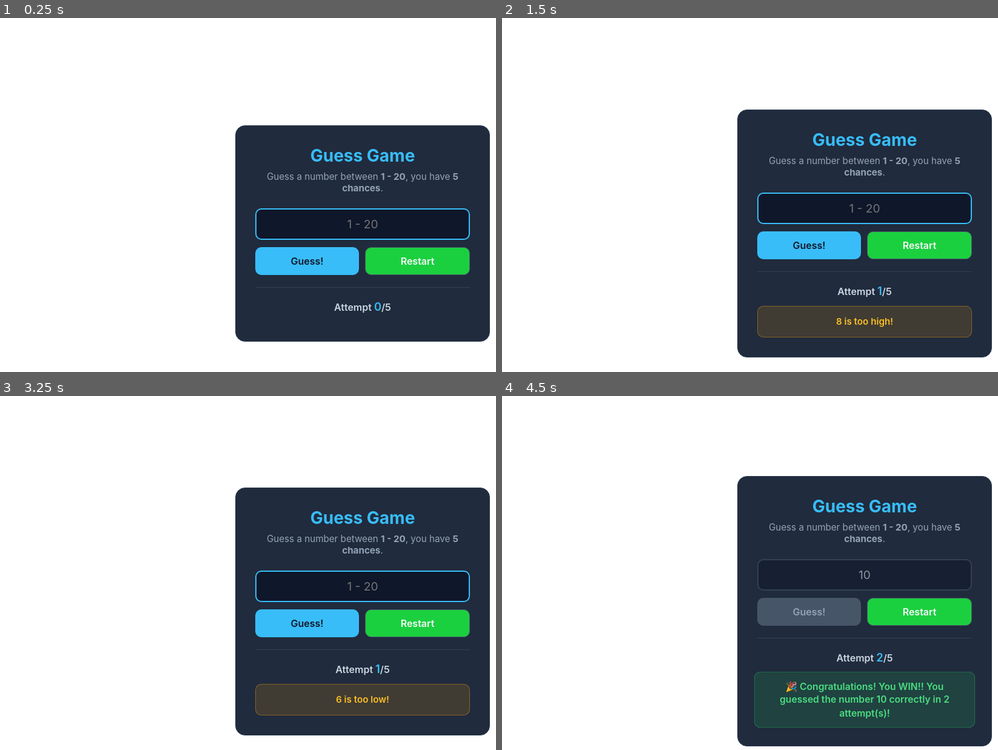
Above: before the commit, frames 1-4 (two rows, left to right).
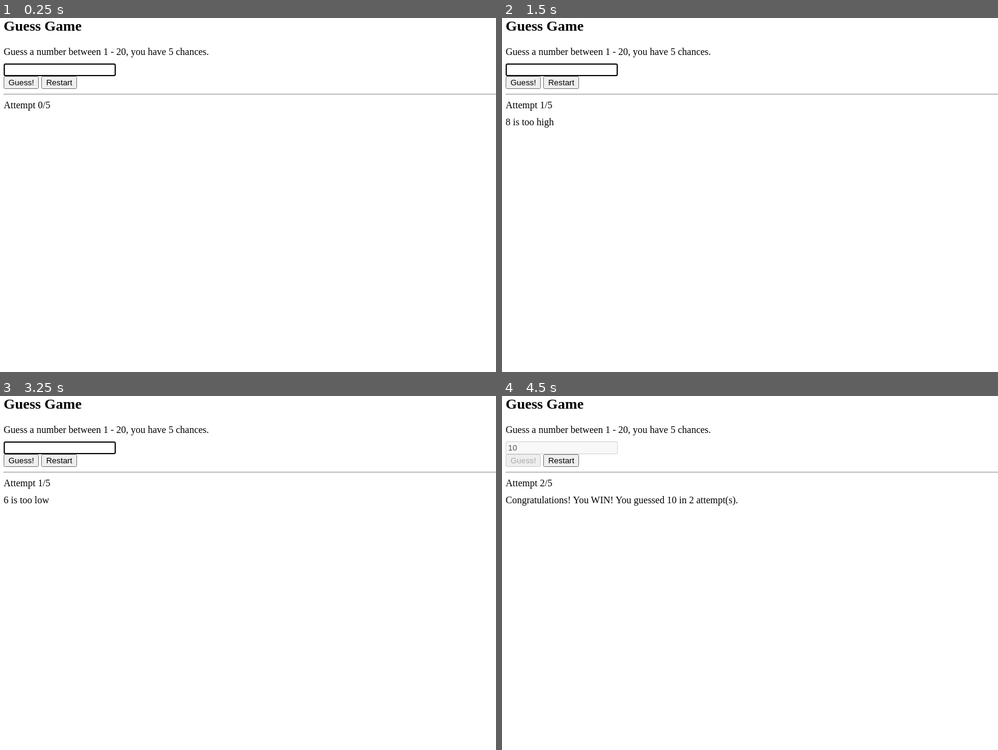
Above: after the commit, the same moments.

Repository: Zola473/guess-game
Game: browser game, page index.html
The game is run twice, just before and just after one commit, with the same random seed, the same clock (stepped at 60 frames per second) and the same inputs.
Inputs (mouse positions are in pixels of both pictures, inside the frame that each line leads up to; where the layout moved, square brackets give the same spot in the first picture):
- Up to frame 1 (0.25 s): no input
- Up to frame 2 (1.5 s): click (561, 71) [864, 223] at 0.27 s; type "Alex" at 0.27 s; click "Restart" at 0.52 s; click (561, 71) [864, 223] at 1.27 s; type "8" at 1.27 s; tap Enter at 1.3 s
- Up to frame 3 (3.25 s): click "Guess!" at 1.87 s; click "Restart" at 2.02 s; click "Guess!" at 2.47 s; click (59, 449) [362, 601] at 3.07 s; type "6" at 3.07 s; tap Enter at 3.1 s
- Up to frame 4 (4.5 s): click "Guess!" at 3.67 s; click (561, 449) [864, 587] at 4.27 s; type "10" at 4.27 s; tap Enter at 4.3 s

The runs differ from the first frame. In frame 1, 32% of the frame differs, in the area x 0-100%, y 1-92%; in frame 2, 37%; in frame 3, 37%; in frame 4, 40%, in the area x 0-100%, y 1-99%.

Commit message:
<change>

Diff:
--- a/guess-game.js
+++ b/guess-game.js
@@ -20,7 +20,6 @@
 
   attemptDisplay.textContent = attempts;
   resultDisplay.textContent = "";
-  resultDisplay.className = "";
 
   guessInput.value = "";
   guessInput.disabled = false;
@@ -33,7 +32,6 @@
 
   const rawValue = guessInput.value;
 
-  // Ignore empty or non-numeric inputs
   if (!isNumeric(rawValue)) {
     guessInput.focus();
     return;
@@ -45,24 +43,20 @@
 
   if (userGuess === targetNumber) {
     gameOver = true;
-    resultDisplay.textContent = `🎉 Congratulations! You WIN!! You guessed the number ${targetNumber} correctly in ${attempts} attempt(s)!`;
-    resultDisplay.className = "result-win";
+    resultDisplay.textContent = `Congratulations! You WIN! You guessed ${targetNumber} in ${attempts} attempt(s).`;
     guessBtn.disabled = true;
     guessInput.disabled = true;
   } else if (attempts >= maxAttempts) {
     gameOver = true;
-    resultDisplay.textContent = `You LOSE! You used all 5 attempts. The secret number was ${targetNumber}.`;
-    resultDisplay.className = "result-lose";
+    resultDisplay.textContent = `You LOSE! The number was ${targetNumber}.`;
     guessBtn.disabled = true;
     guessInput.disabled = true;
   } else if (userGuess > targetNumber) {
-    resultDisplay.textContent = `${userGuess} is too high!`;
-    resultDisplay.className = "result-hint";
+    resultDisplay.textContent = `${userGuess} is too high`;
     guessInput.value = "";
     guessInput.focus();
   } else {
-    resultDisplay.textContent = `${userGuess} is too low!`;
-    resultDisplay.className = "result-hint";
+    resultDisplay.textContent = `${userGuess} is too low`;
     guessInput.value = "";
     guessInput.focus();
   }
@@ -71,12 +65,10 @@
 guessBtn.addEventListener("click", handleGuess);
 restartBtn.addEventListener("click", initGame);
 
-// Allow pressing Enter inside the input field to submit a guess
 guessInput.addEventListener("keydown", (event) => {
   if (event.key === "Enter") {
     handleGuess();
   }
 });
 
-// Start the game automatically on page load
 window.addEventListener("DOMContentLoaded", initGame);
--- a/index.html
+++ b/index.html
@@ -4,35 +4,27 @@
     <meta charset="UTF-8" />
     <meta name="viewport" content="width=device-width, initial-scale=1.0" />
     <title>Guess Game</title>
-    <link rel="stylesheet" href="style.css" />
+    <link rel="stylesheet" href="guess-game.css" />
   </head>
   <body>
     <div class="main-container">
       <h2>Guess Game</h2>
-      <p class="subtitle">
-        Guess a number between <strong>1 - 20</strong>, you have <strong>5 chances</strong>.
-      </p>
-
-      <div class="input-group">
-        <input
-          type="text"
-          id="guess-value"
-          name="guess-value"
-          placeholder="1 - 20"
-          autocomplete="off"
-        />
-        <div class="button-group">
+      <div style="margin-bottom: 10px">
+        Guess a number between 1 - 20, you have 5 chances.
+      </div>
+      <div class="input">
+        <div>
+          <input type="text" id="guess-value" name="guess-value" autocomplete="off" />
+        </div>
+        <div class="button-row">
           <button id="guess-btn" type="button">Guess!</button>
           <button id="restart-btn" type="button">Restart</button>
         </div>
       </div>
-
       <hr />
-
-      <div id="attempt-text">
+      <div id="attempt-text" style="margin-bottom: 10px">
         Attempt <span id="attempt">0</span>/5
       </div>
-
       <div id="result"></div>
     </div>
 
--- a/style.css
+++ b/style.css
@@ -1,170 +1,94 @@
-* {
-  box-sizing: border-box;
-  margin: 0;
-  padding: 0;
+body {
   font-family: -apple-system, BlinkMacSystemFont, "Segoe UI", Roboto, Helvetica, Arial, sans-serif;
-}
-
-body {
-  min-height: 100vh;
-  display: flex;
-  align-items: center;
-  justify-content: center;
-  color: #f8fafc;
-  padding: 20px;
+  background-color: #ffffff;
+  color: #111111;
+  margin: 40px;
 }
 
 .main-container {
-  background: #202b3d;
-  border: 1px solid #334155;
-  border-radius: 16px;
-  padding: 32px;
-  width: 100%;
-  max-width: 420px;
-  text-align: center;
+  max-width: 680px;
 }
 
 h2 {
-  font-size: 1.75rem;
-  margin-bottom: 8px;
-  color: #38bdf8;
-}
-
-.subtitle {
-  font-size: 0.95rem;
-  color: #94a3b8;
-  margin-bottom: 24px;
-}
-
-.input-group {
-  display: flex;
-  flex-direction: column;
-  gap: 12px;
-  margin-bottom: 20px;
+  font-size: 24px;
+  font-weight: 700;
+  margin: 0 0 14px 0;
 }
 
 #guess-value {
-  width: 100%;
-  padding: 12px 16px;
-  font-size: 1.2rem;
-  text-align: center;
-  border-radius: 10px;
-  border: 2px solid #475569;
-  background: #0f172a;
-  color: #f8fafc;
+  width: 340px;
+  max-width: 100%;
+  height: 36px;
+  padding: 4px 10px;
+  font-size: 16px;
+  color: #111111;
+  background-color: #ffffff;
+  border: 2px solid #222222;
+  border-radius: 6px;
   outline: none;
-  transition: border-color 0.2s;
+  box-sizing: border-box;
+  margin-bottom: 14px;
 }
 
 #guess-value:focus {
-  border-color: #38bdf8;
+  border-color: #0000ff;
 }
 
 #guess-value:disabled {
-  opacity: 0.5;
-  cursor: not-allowed;
+  background-color: #f3f3f3;
+  color: #666666;
 }
 
-.button-group {
+.button-row {
   display: flex;
-  gap: 10px;
+  gap: 8px;
 }
 
 button {
-  flex: 1;
-  padding: 12px 16px;
-  font-size: 1rem;
-  font-weight: 600;
-  border: none;
-  border-radius: 10px;
+  padding: 10px 14px;
+  font-size: 16px;
+  border-radius: 6px;
   cursor: pointer;
-  transition: transform 0.1s, opacity 0.2s, background-color 0.2s;
-}
-
-button:active:not(:disabled) {
-  transform: scale(0.97);
 }
 
 #guess-btn {
-  background-color: #38bdf8;
-  color: #0f172a;
+  background-color: #0000ff;
+  color: #ffffff;
+  border: 2px solid #111111;
 }
 
 #guess-btn:hover:not(:disabled) {
-  background-color: #7dd3fc;
+  background-color: #0000cc;
 }
 
 #guess-btn:disabled {
-  background-color: #475569;
-  color: #94a3b8;
+  background-color: #9999ff;
+  border-color: #666666;
   cursor: not-allowed;
 }
 
 #restart-btn {
-  background-color: #1bd03f;
-  color: #f8fafc;
-  border: 1px solid #475569;
+  background-color: #16a34a;
+  color: #ffffff;
+  border: 2px solid #111111;
 }
 
 #restart-btn:hover {
-  background-color: #475569;
+  background-color: #15803d;
 }
 
 hr {
   border: none;
-  border-top: 1px solid #334155;
-  margin: 20px 0;
+  border-top: 1px solid #999999;
+  margin: 18px 0 12px 0;
 }
 
 #attempt-text {
-  font-size: 1rem;
-  font-weight: 600;
-  color: #cbd5e1;
-  margin-bottom: 14px;
-}
-
-#attempt {
-  color: #38bdf8;
-  font-size: 1.15rem;
+  font-size: 15px;
+  color: #111111;
 }
 
 #result {
-  min-height: 52px;
-  padding: 12px 16px;
-  border-radius: 10px;
-  font-weight: 600;
-  font-size: 0.95rem;
-  display: flex;
-  align-items: center;
-  justify-content: center;
-  line-height: 1.4;
+  font-size: 15px;
+  color: #111111;
 }
-
-#result:empty {
-  display: none;
-}
-
-.result-hint {
-  background: rgba(245, 158, 11, 0.15);
-  border: 1px solid rgba(245, 158, 11, 0.4);
-  color: #fbbf24;
-}
-
-.result-win {
-  background: rgba(34, 197, 94, 0.15);
-  border: 1px solid rgba(34, 197, 94, 0.4);
-  color: #4ade80;
-  animation: pop 0.35s ease;
-}
-
-.result-lose {
-  background: rgba(239, 68, 68, 0.15);
-  border: 1px solid rgba(239, 68, 68, 0.4);
-  color: #f87171;
-}
-
-@keyframes pop {
-  0% { transform: scale(0.92); }
-  60% { transform: scale(1.03); }
-  100% { transform: scale(1); }
-}
